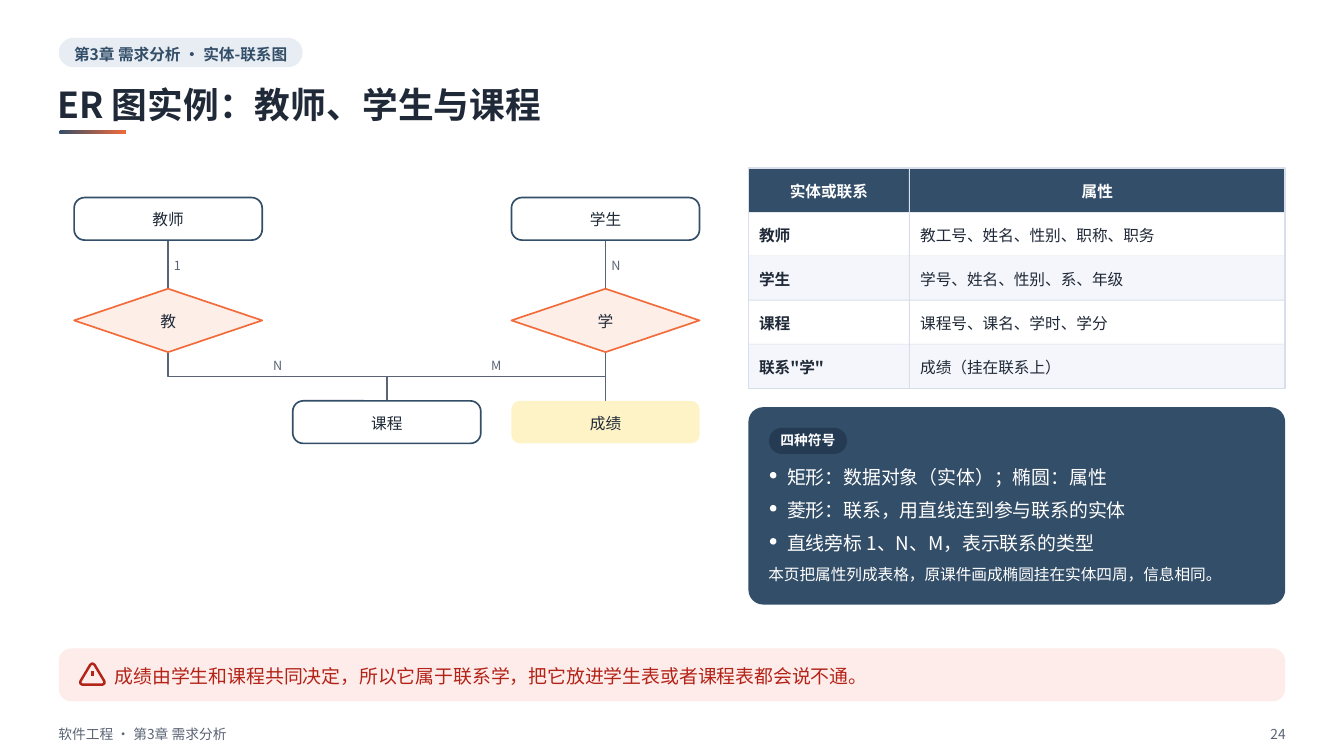
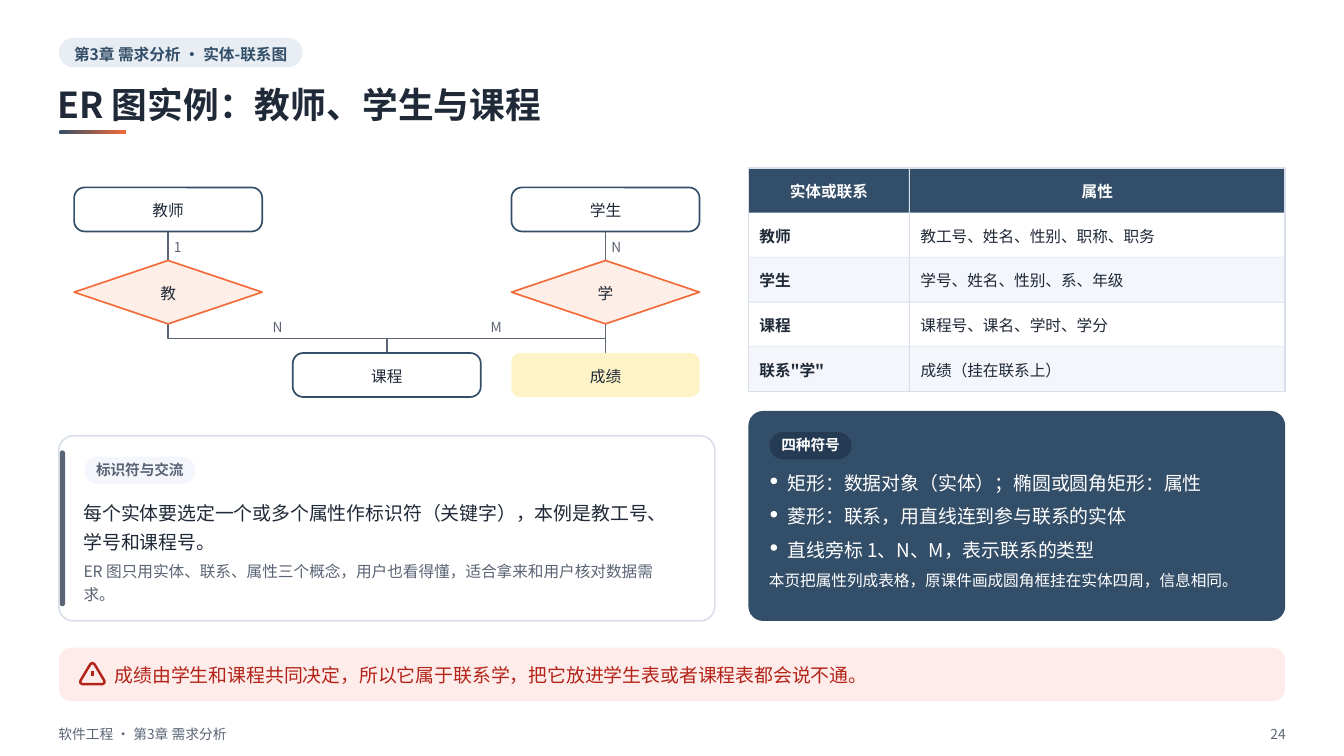
Before and after one commit to sweetcornna/JLU-remake, a slide deck: slide 24 of 大三上/软件工程/重制版PPT/第3章 需求分析（重制版）.pptx. Drawn at 1344x756 pixels with LibreOffice and Linux fonts; fonts in the diff are those of the drawing. Boxes give left, top, right and bottom in pixels: in the first picture for what was removed or moved away, otherwise in the second. Text is boxed around its words. In the diff, an @@ line names an element or a change of style, - is before the commit and + after.

Commit message:
五份讲义版面收尾：软件工程第 3、13 章，回溯法，Cache 性能，支持向量机
补留白的同时改了几处内容。软件工程第 13 章的甘特图按工序重算，源课件把刷漆画成连续一条、22 小时完工，实际要 23 小时，教材后文也这样更正过。第 3 章的可达标识树补上源课件漏画的 t5 分支，ER 图属性符号按教材改为椭圆或圆角矩形。支持向量机第 6 章改掉讲义自己画错的两处：分隔线端点误录，导致一个 C1 点落到了 C2 那侧；坐标轴标号与映射公式矛盾。A、B 两门课的副本一起更新。

```diff
--- a/大三上/软件工程/重制版PPT/第3章 需求分析（重制版）.pptx
+++ b/大三上/软件工程/重制版PPT/第3章 需求分析（重制版）.pptx
@@ 2 texts, 2 rounded rectangles: place and size @@
-2 texts, 2 rounded rectangles at (75, 198, 700, 240)
+2 texts, 2 rounded rectangles at (75, 188, 700, 232)
@@ freeform shape: place and size @@
-freeform shape at (168, 240, 169, 288)
+freeform shape at (168, 232, 169, 261)
@@ 2 texts, 2 rounded rectangles: place and size @@
-2 texts, 2 rounded rectangles at (171, 256, 626, 274)
+2 texts, 2 rounded rectangles at (171, 237, 627, 257)
@@ freeform shape: place and size @@
-freeform shape at (606, 240, 607, 288)
+freeform shape at (606, 232, 607, 261)
@@ text "教师" rewrapped from (759, 227, 790, 243) to (759, 226, 790, 247) @@
@@ 2 texts, 2 freeform shapes: place and size @@
-2 texts, 2 freeform shapes at (75, 288, 700, 352)
+2 texts, 2 freeform shapes at (75, 260, 700, 324)
@@ freeform shape: place and size @@
-freeform shape at (168, 352, 387, 400)
+freeform shape at (168, 324, 387, 353)
@@ 2 texts, 2 rounded rectangles: place and size @@
-2 texts, 2 rounded rectangles at (269, 355, 506, 373)
+2 texts, 2 rounded rectangles at (268, 316, 507, 336)
@@ proportions changed in 9 elements at (75, 188, 263, 232), (511, 188, 700, 232), (748, 411, 1286, 621), (609, 237, 627, 257), (171, 237, 190, 257), (292, 353, 481, 397), (511, 353, 700, 397), (486, 316, 507, 336), (268, 316, 286, 336) @@
@@ freeform shape: place and size @@
-freeform shape at (387, 352, 606, 400)
+freeform shape at (387, 324, 606, 353)
@@ size 9 to 9.8 pt in 4 elements at (611, 242, 621, 252), (174, 242, 182, 252), (273, 322, 283, 332), (491, 322, 502, 332) @@
@@ freeform shape: place and size @@
-freeform shape at (606, 352, 607, 400)
+freeform shape at (606, 324, 607, 353)
@@ rounded rectangle: place and size @@
-rounded rectangle at (292, 401, 481, 444)
+rounded rectangle at (292, 353, 481, 397)
@@ rounded rectangle: place and size @@
-rounded rectangle at (511, 401, 700, 444)
+rounded rectangle at (511, 353, 700, 397)
@@ text "课程": place and size @@
-text "课程" at (371, 416, 402, 431)
+text "课程" at (371, 369, 402, 384)
@@ text "成绩": place and size @@
-text "成绩" at (590, 416, 621, 430)
+text "成绩" at (590, 369, 621, 383)
@@ rounded rectangle: place and size @@
-rounded rectangle at (748, 407, 1286, 605)
+rounded rectangle at (748, 411, 1286, 621)
@@ rounded rectangle: place and size @@
-rounded rectangle at (769, 427, 847, 454)
+rounded rectangle at (770, 433, 852, 460)
@@ text "四种符号" at (781, 437, 839, 452): size 9.8 to 10.5 pt @@
@@ text at (788, 474, 1202, 493): text changed @@
-矩形：数据对象（实体）；椭圆：属性
+矩形：数据对象（实体）；椭圆或圆角矩形：属性
@@ group added at (58, 436, 715, 621): 3 rounded rectangles, 3 texts @@
+标识符与交流
+每个实体要选定一个或多个属性作标识符（关键字），本例是教工号、
+学号和课程号。
+ER 图只用实体、联系、属性三个概念，用户也看得懂，适合拿来和用户核对数据需
+求。
@@ 3 ellipses, 2 texts: place and size @@
-3 ellipses, 2 texts at (770, 472, 1126, 552)
+3 ellipses, 2 texts at (770, 478, 1127, 559)
@@ text at (769, 573, 1238, 588): text changed @@
-本页把属性列成表格，原课件画成椭圆挂在实体四周，信息相同。
+本页把属性列成表格，原课件画成圆角框挂在实体四周，信息相同。
```
Also in this commit, not shown: 25 other slides changed, 5 other files.
